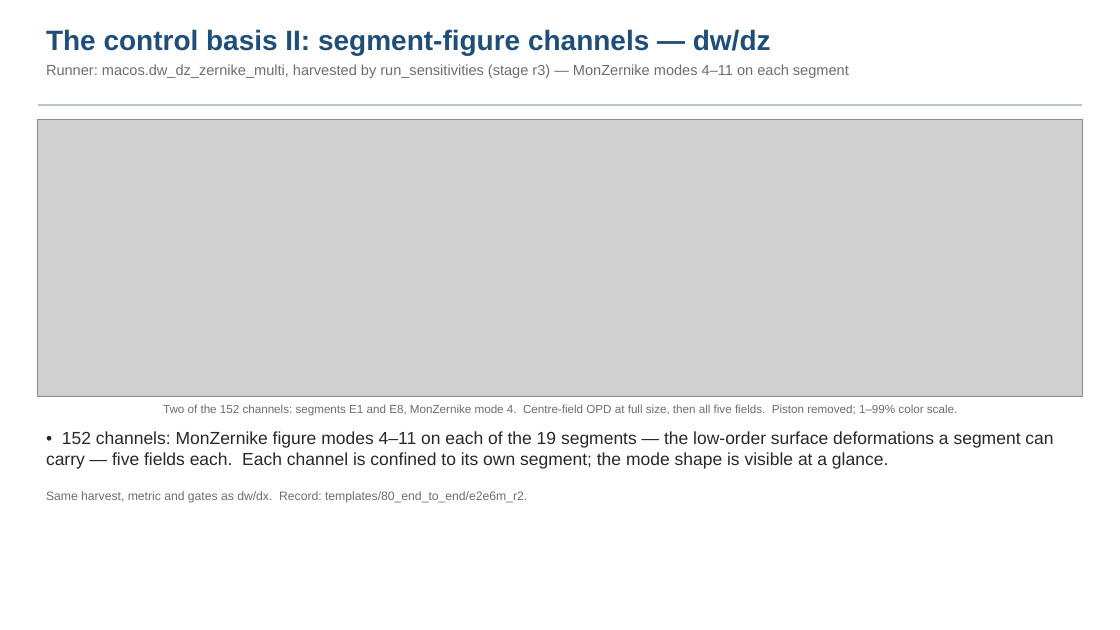
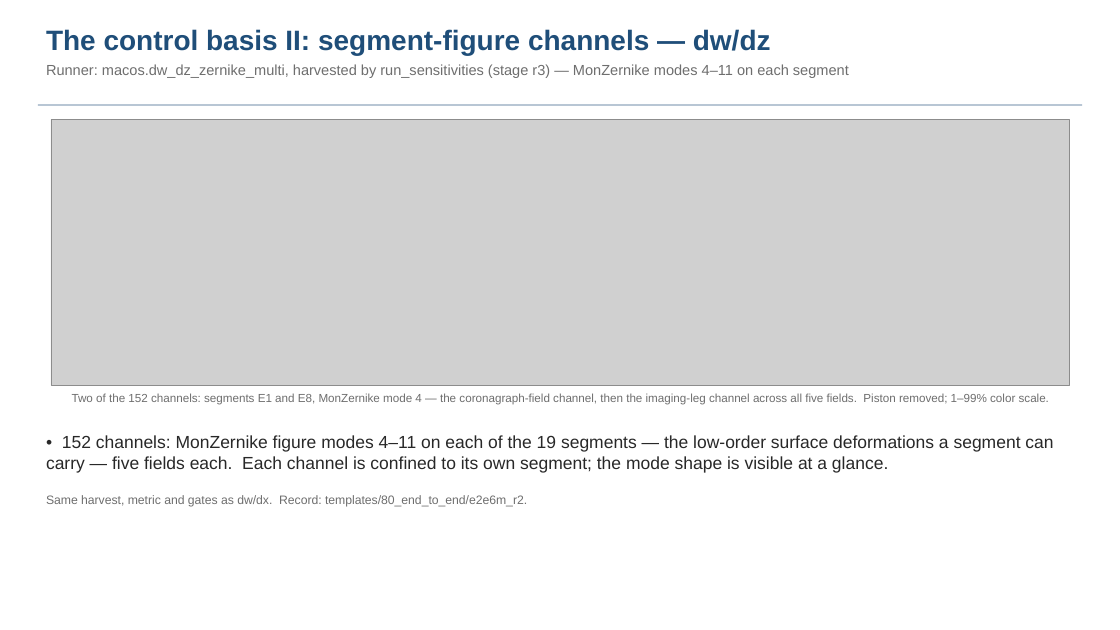
Before and after one commit to nasa-jpl/macos, a slide deck: slide 23 of demo_session/deck_keysight.pptx. Drawn at 1120x630 pixels with LibreOffice and Linux fonts; fonts in the diff are those of the drawing; grey boxes stand for pictures. Boxes give left, top, right and bottom in pixels: in the first picture for what was removed or moved away, otherwise in the second. Text is boxed around its words. In the diff, an @@ line names an element or a change of style, - is before the commit and + after.

```diff
--- a/demo_session/deck_keysight.pptx
+++ b/demo_session/deck_keysight.pptx
@@ picture: place and size @@
-picture at bbox=[38, 119, 1082, 397]
+picture at bbox=[51, 119, 1070, 386]
@@ text at bbox=[72, 393, 1049, 405]: text changed @@
-Two of the 152 channels: segments E1 and E8, MonZernike mode 4. Centre-field OPD at full size, then all five fields. Piston removed; 1–99% color scale.
+Two of the 152 channels: segments E1 and E8, MonZernike mode 4 — the coronagraph-field channel, then the imaging-leg channel across all five fields. Piston removed; 1–99% color scale.
@@ text "• 152 channels: MonZernike figure ...": place and size @@
-text "• 152 channels: MonZernike figure ..." at bbox=[46, 431, 1053, 469]
+text "• 152 channels: MonZernike figure ..." at bbox=[46, 435, 1053, 473]
@@ text "Same harvest, metric and gates ...": place and size @@
-text "Same harvest, metric and gates ..." at bbox=[46, 491, 527, 503]
+text "Same harvest, metric and gates ..." at bbox=[46, 495, 527, 507]
```
Also in this commit, not shown: 2 other slides changed, 6 other files.
